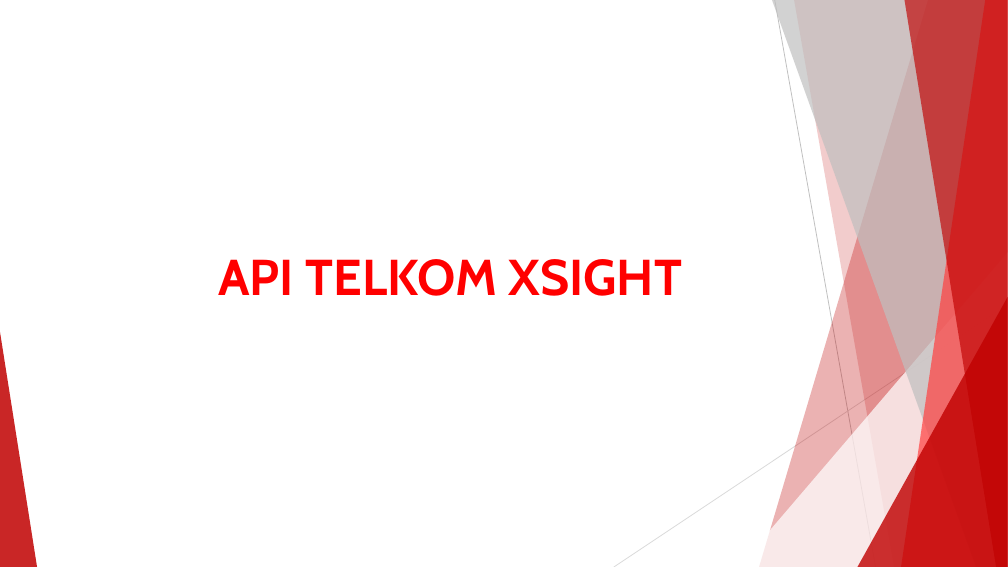
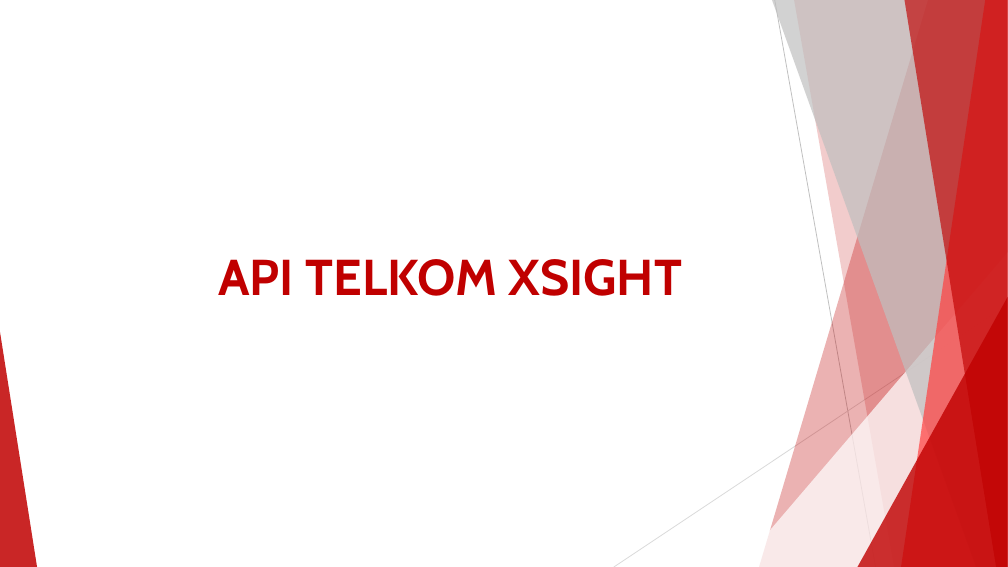
Before and after one commit to trysetyoutomo/tukang-dagang, a slide deck: slide 20 of presentation & video/TUKANG DAGANG.pptx (slide 19 before the commit). Drawn at 1008x567 pixels with LibreOffice and Linux fonts; fonts in the diff are those of the drawing. Boxes give left, top, right and bottom in pixels: in the first picture for what was removed or moved away, otherwise in the second. Text is boxed around its words. In the diff, an @@ line names an element or a change of style, - is before the commit and + after.

```diff
--- a/presentation & video/TUKANG DAGANG.pptx
+++ b/presentation & video/TUKANG DAGANG.pptx
@@ text "API TELKOM XSIGHT" at (x1=218, y1=259, x2=682, y2=296): text colour #FF0000 to #C00000 @@
```
Also in this commit, not shown: 9 other slides changed, 1 slide added, 4 other files.
